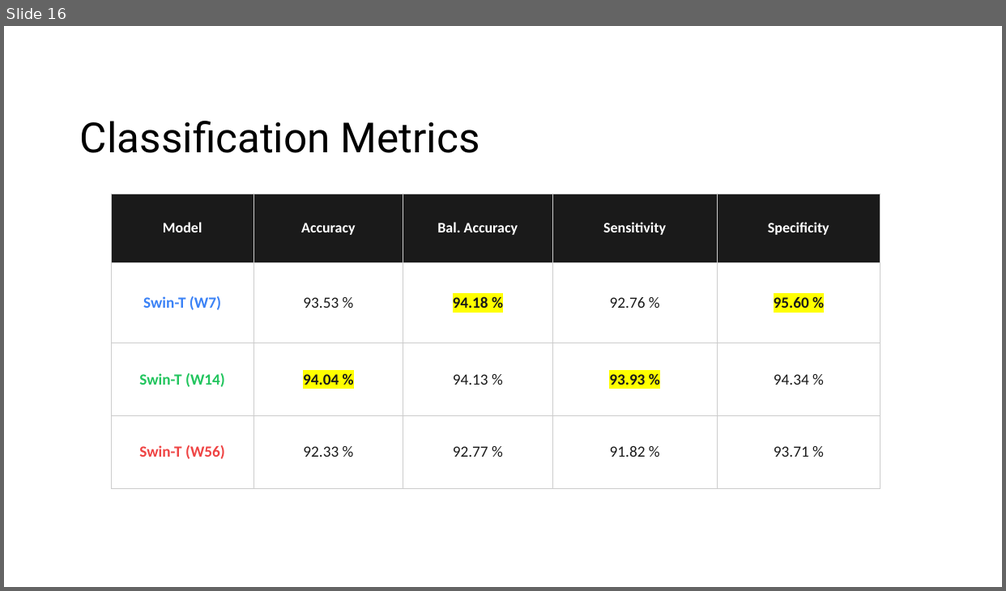
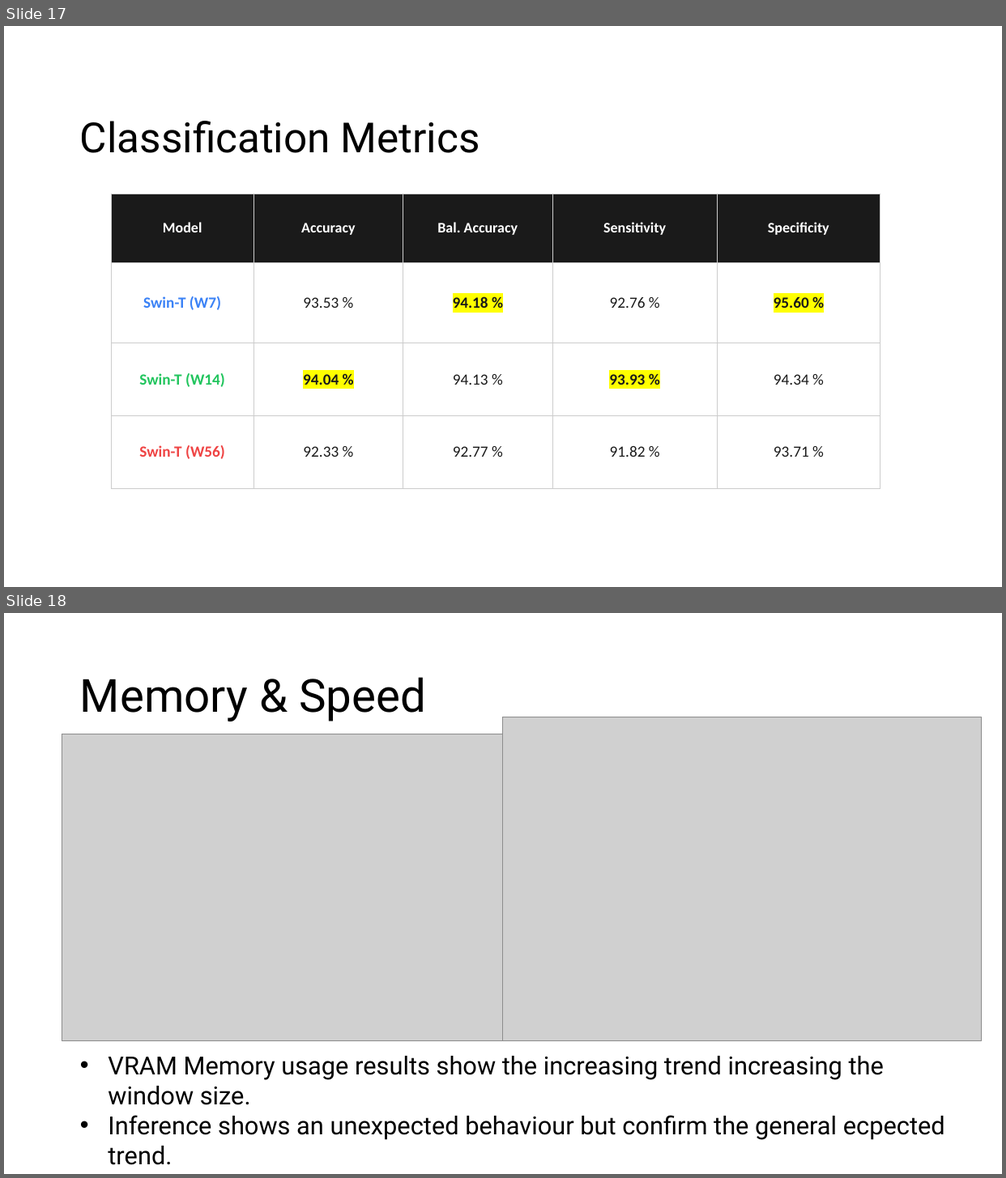
Before and after one commit to ma3ti/Swin-transformer-ChestXray, a slide deck: Swin.pptx. Shown one above the other, each under a label of ours: slide 16 before the commit, slides 17 and 18 after it. The pictures are 1006x591 and 1006x1178 pixels, drawn with LibreOffice and Linux fonts; fonts in the diff are those of the drawing; grey boxes stand for pictures. Boxes give left, top, right and bottom in pixels: in the first picture for what was removed or moved away, otherwise in the second. Text is boxed around its words. In the diff, an @@ line names an element or a change of style, - is before the commit and + after.

```diff
--- a/Swin.pptx
+++ b/Swin.pptx
@@ slide 18 added at (4,613,1002,1174), background #FFFFFF @@
@@ title added at (80,677,426,722), 44 pt, text #000000 @@
+Memory & Speed
@@ picture added at (503,717,982,1041) @@
@@ picture added at (62,735,503,1041) @@
@@ text added at (108,1056,945,1165), 24 pt, text #000000 @@
+• VRAM Memory usage results show the increasing trend increasing the window size.
+• Inference shows an unexpected behaviour but confirm the general ecpected trend.
@@ what was slide 16 is now slide 17 @@
```
Also in this commit, not shown: 8 slides changed, 2 other slides added, 3 slides removed, 1 other file.
